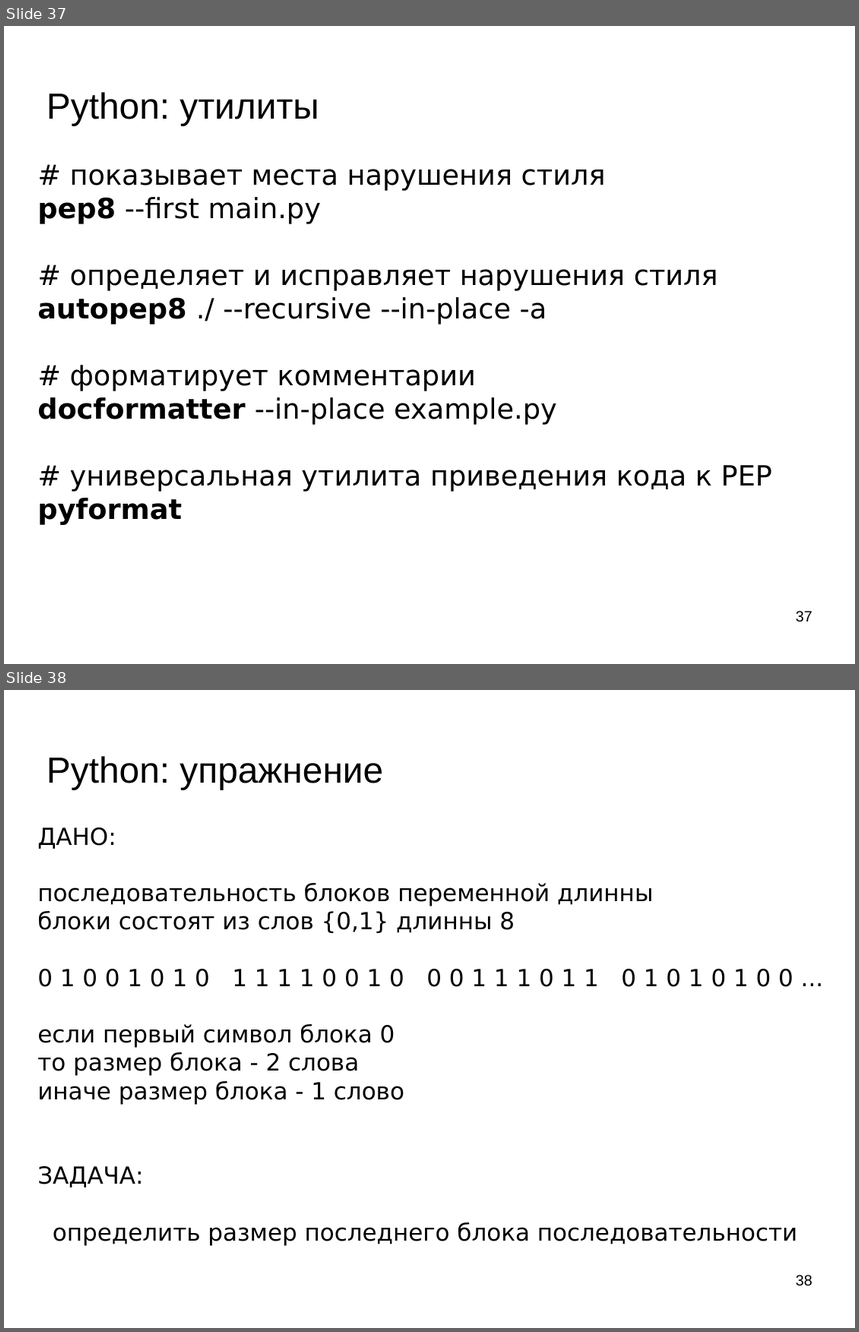
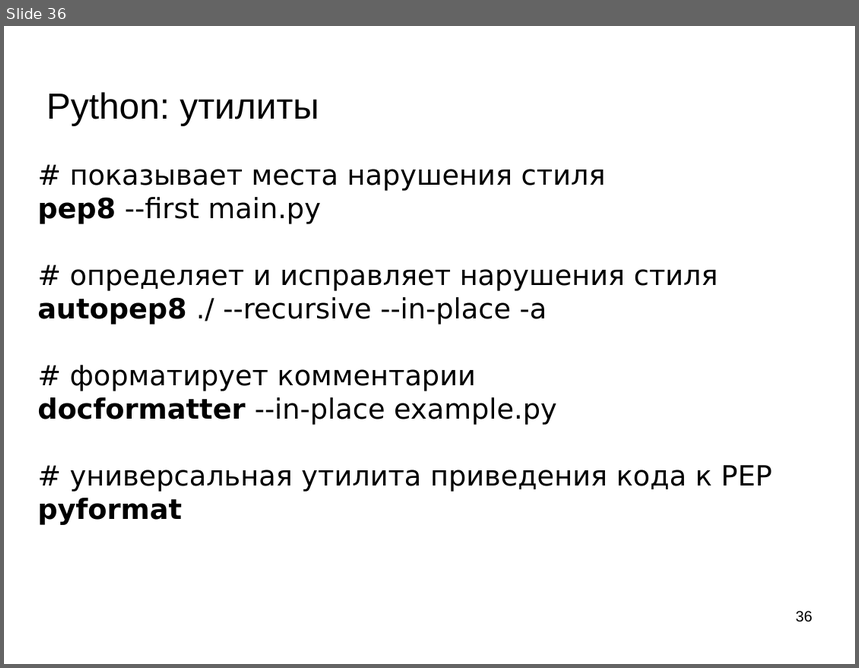
Before and after one commit to mechanoid5/ml_lectorium_legacy, a slide deck: 02-python.odp. Shown one above the other, each under a label of ours: slides 37 and 38 before the commit, slide 36 after it. The pictures are 859x1332 and 859x668 pixels, drawn with LibreOffice and Linux fonts; fonts in the diff are those of the drawing; background and template pictures are left out. Boxes give left, top, right and bottom in pixels: in the first picture for what was removed or moved away, otherwise in the second. Text is boxed around its words. In the diff, an @@ line names an element or a change of style, - is before the commit and + after.

```diff
--- a/02-python.odp
+++ b/02-python.odp
@@ slide 38 removed at (x1=4, y1=690, x2=855, y2=1328), background picture (left out) @@
@@ title removed at (x1=47, y1=756, x2=383, y2=790) @@
-Python: упражнение
@@ text removed at (x1=37, y1=828, x2=797, y2=1246) @@
-ДАНО:
-последовательность блоков переменной длинны
-блоки состоят из слов {0,1} длинны 8
-0 1 0 0 1 0 1 0 1 1 1 1 0 0 1 0 0 0 1 1 1 0 1 1 0 1 0 1 0 1 0 0 ...
-если первый символ блока 0
-то размер блока - 2 слова
-иначе размер блока - 1 слово
-ЗАДАЧА:
-определить размер последнего блока последовательности
@@ page number removed at (x1=796, y1=1275, x2=813, y2=1287) @@
-38
@@ what was slide 37 is now slide 36 @@
@@ page number at (x1=796, y1=611, x2=813, y2=623): text changed @@
-37
+36
```
Also in this commit, not shown: 2 slides changed, 2 slides added, 1 other slide removed, 4 other files.
